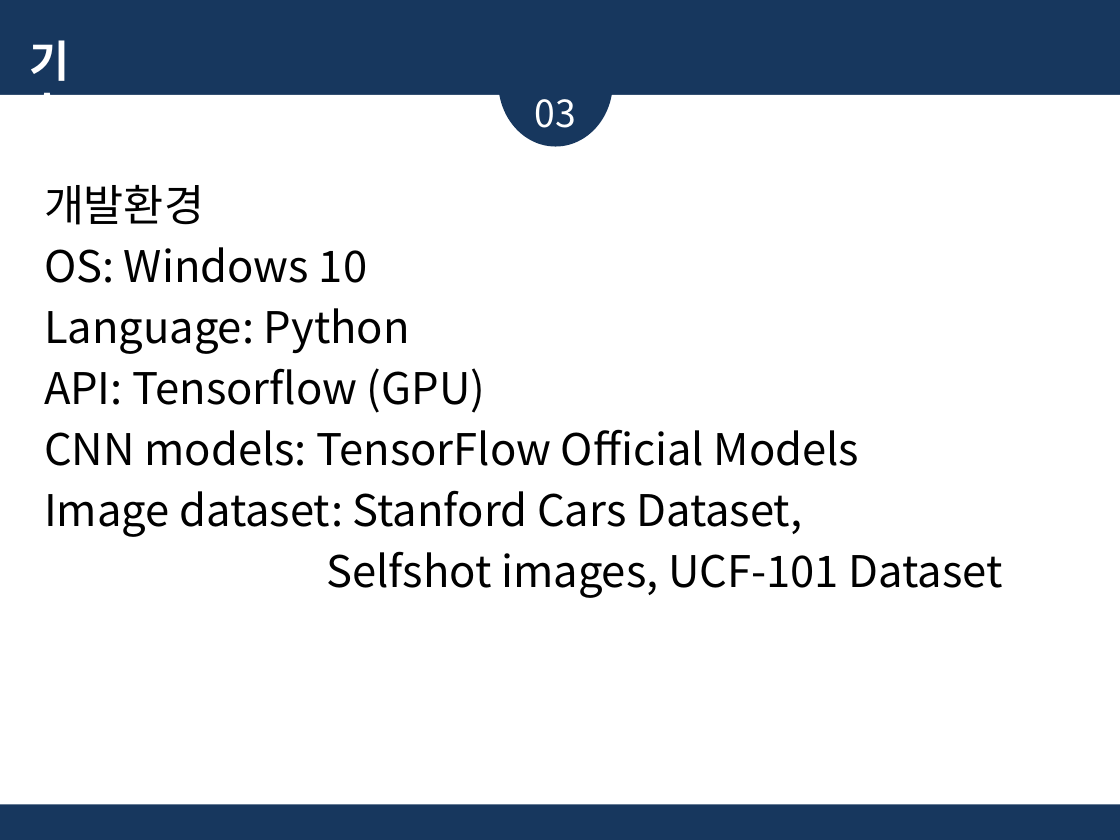
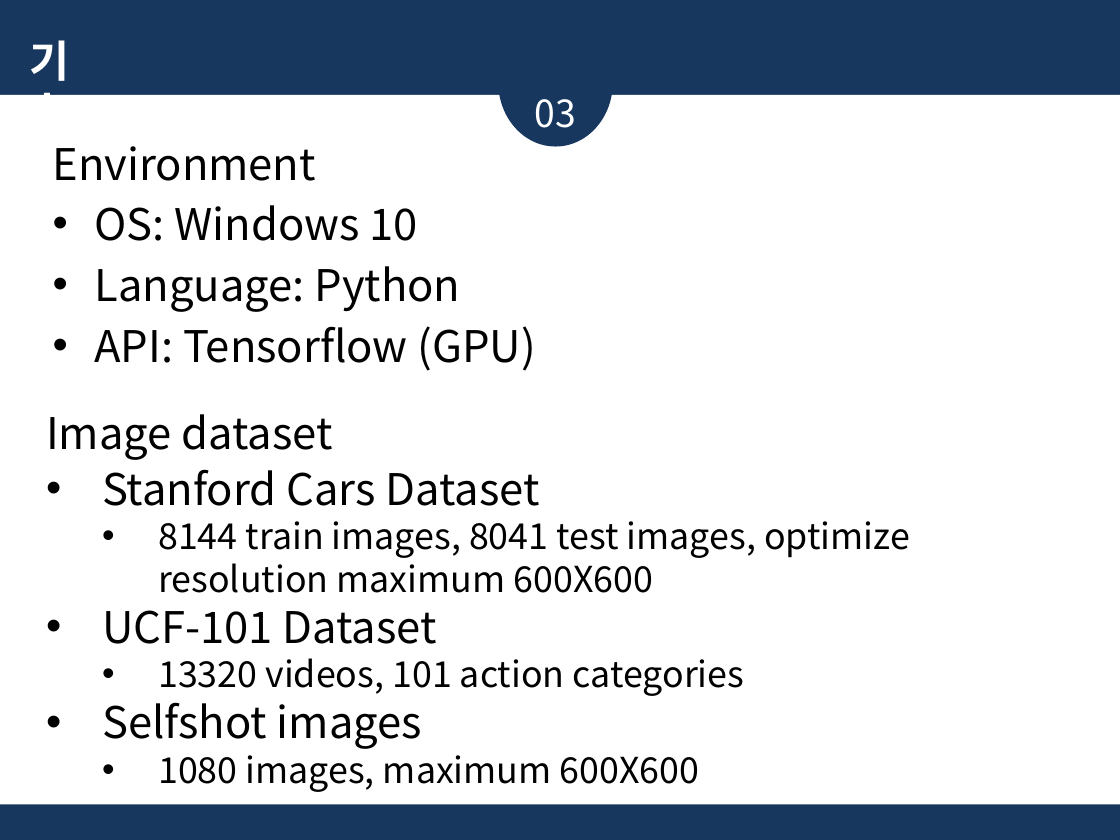
Before and after one commit to glad1470/2019_research, a slide deck: slide 10 of Doc/주제 선정 및 시장 조사_19.03.19/졸업논문 주제_임광효_김준영_2.pptx. Drawn at 1120x840 pixels with LibreOffice and Linux fonts; fonts in the diff are those of the drawing. Boxes give left, top, right and bottom in pixels: in the first picture for what was removed or moved away, otherwise in the second. Text is boxed around its words. In the diff, an @@ line names an element or a change of style, - is before the commit and + after.

```diff
--- a/Doc/주제 선정 및 시장 조사_19.03.19/졸업논문 주제_임광효_김준영_2.pptx
+++ b/Doc/주제 선정 및 시장 조사_19.03.19/졸업논문 주제_임광효_김준영_2.pptx
@@ text added at bbox=[53, 146, 316, 181], 28 pt, text #000000 @@
+Environment
@@ text removed at bbox=[44, 185, 1003, 598] @@
-개발환경
-OS: Windows 10
-Language: Python
-API: Tensorflow (GPU)
-CNN models: TensorFlow Official Models
-Image dataset: Stanford Cars Dataset,
-Selfshot images, UCF-101 Dataset
@@ text added at bbox=[95, 205, 536, 371], 28 pt, text #000000 @@
+• OS: Windows 10
+• Language: Python
+• API: Tensorflow (GPU)
@@ text added at bbox=[46, 414, 332, 460], 28 pt, text #000000 @@
+Image dataset
@@ text added at bbox=[102, 469, 910, 792], 23 pt, text #000000 @@
+• Stanford Cars Dataset
+  • 8144 train images, 8041 test images, optimize resolution maximum 600X600
+• UCF-101 Dataset
+  • 13320 videos, 101 action categories
+• Selfshot images
+  • 1080 images, maximum 600X600
```
Also in this commit, not shown: 7 other slides changed, 2 slides added, 3 slides removed.
